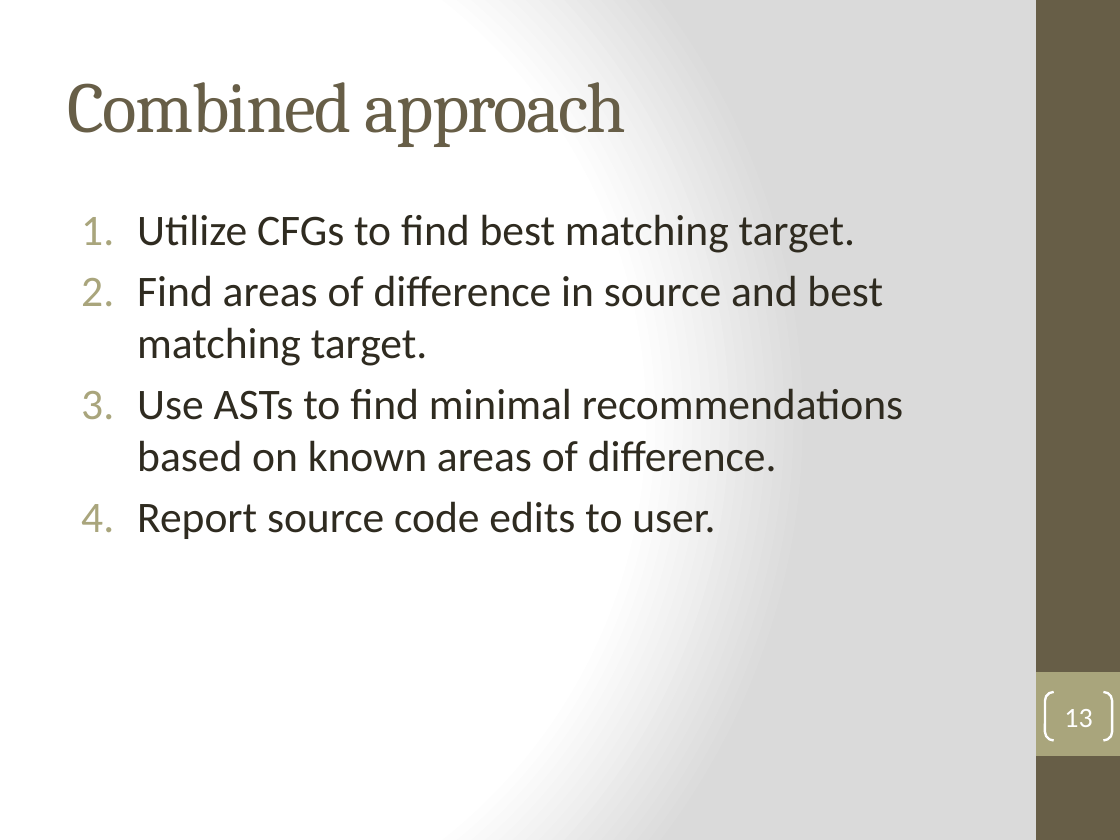
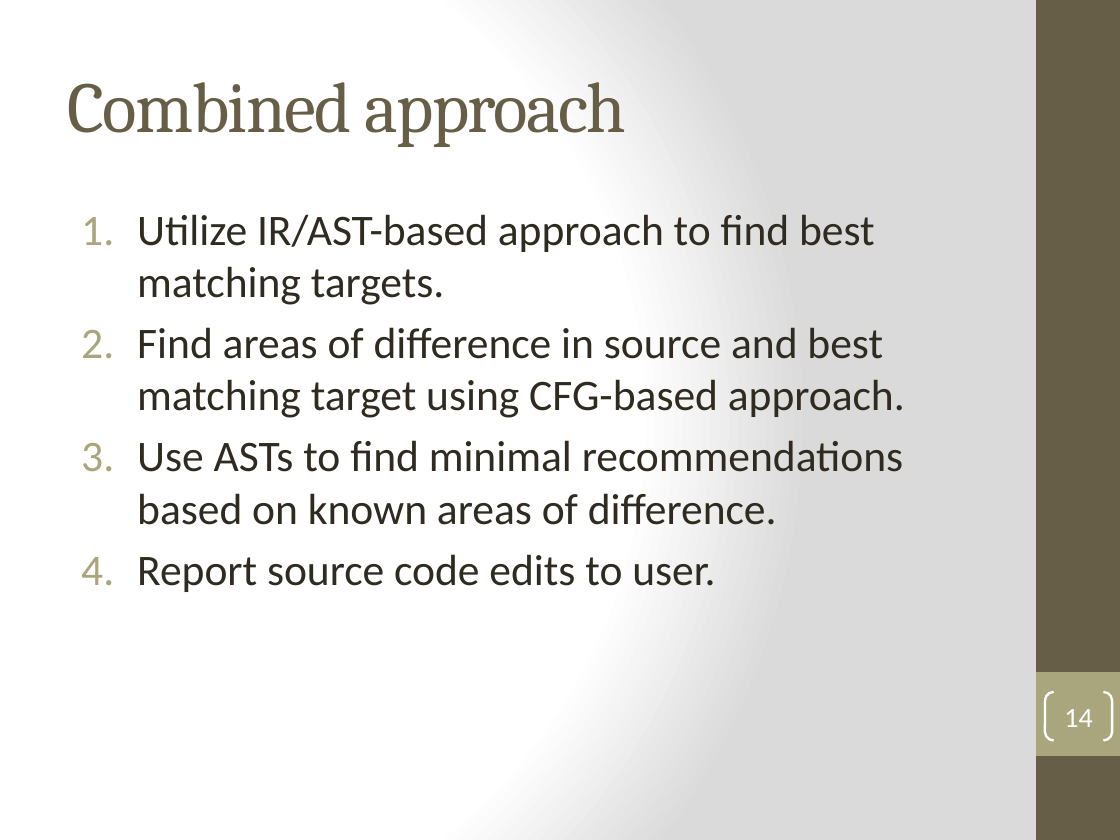
Before and after one commit to SuitAndThai/Graph-Matching, a slide deck: slide 14 of Documents/Winter Presentation.pptx (slide 13 before the commit). Drawn at 1120x840 pixels with LibreOffice and Linux fonts; fonts in the diff are those of the drawing. Boxes give left, top, right and bottom in pixels: in the first picture for what was removed or moved away, otherwise in the second. Text is boxed around its words. In the diff, an @@ line names an element or a change of style, - is before the commit and + after.

```diff
--- a/Documents/Winter Presentation.pptx
+++ b/Documents/Winter Presentation.pptx
@@ text at [137, 214, 905, 418]: text changed @@
-1. Utilize CFGs to find best matching target.
-2. Find areas of difference in source and best matching target.
+1. Utilize IR/AST-based approach to find best matching targets.
+2. Find areas of difference in source and best matching target using CFG-based approach.
@@ page number at [1064, 709, 1092, 727]: text changed @@
-13
+14
```
Also in this commit, not shown: 3 other slides changed, 3 slides added, 2 slides removed.
